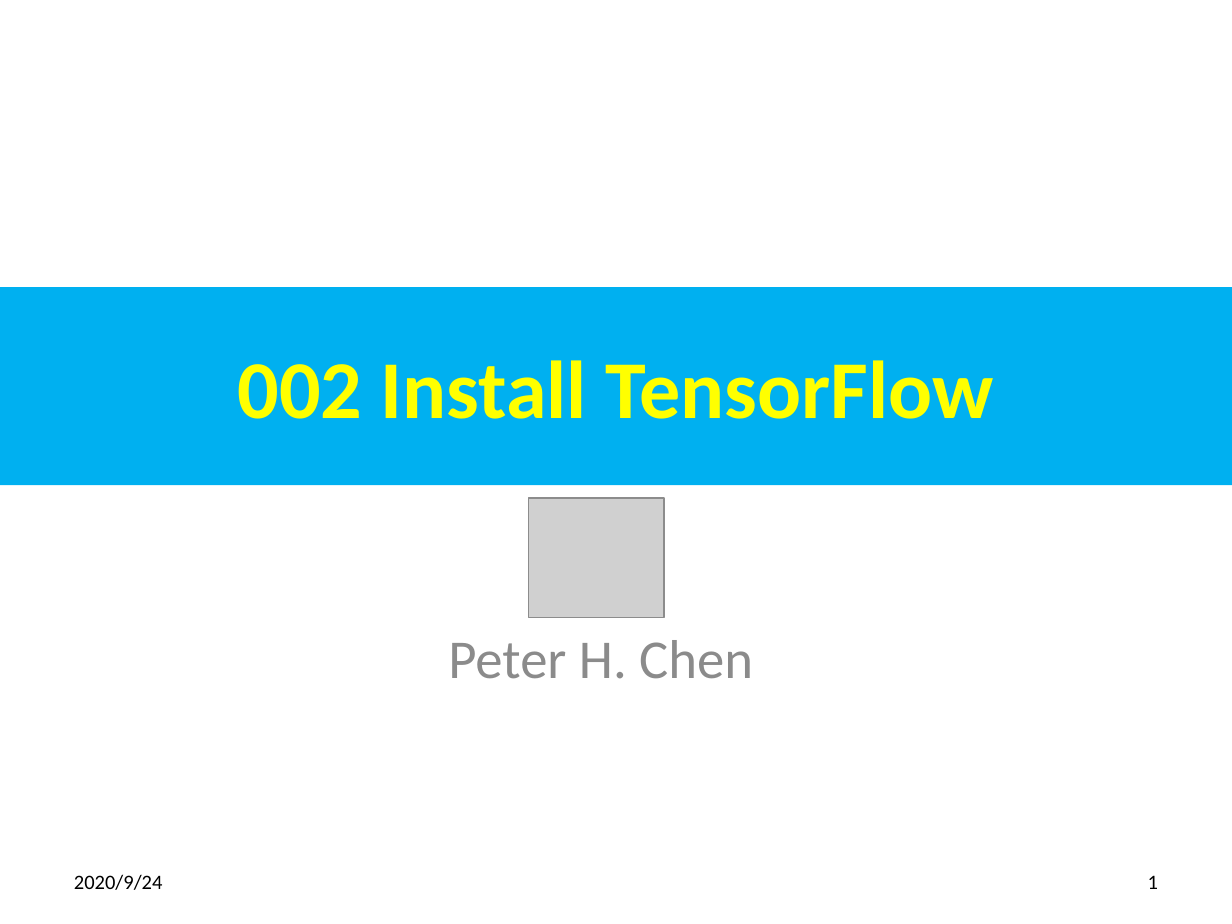
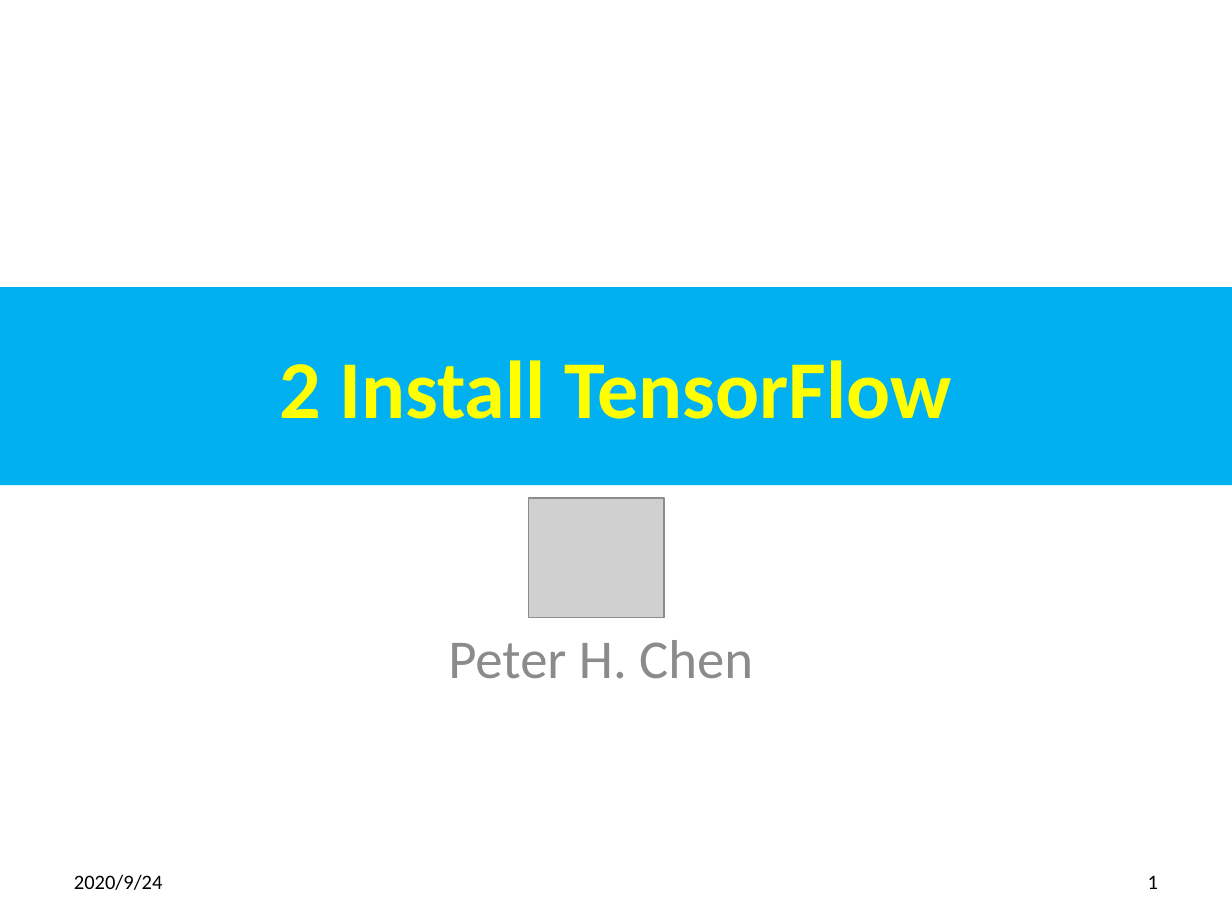
Before and after one commit to peterhchen/900_Python_ML_DS_DL, a slide deck: slide 1 of 002_SetupRunTensorflow.pptx. Drawn at 1232x924 pixels with LibreOffice and Linux fonts; fonts in the diff are those of the drawing; grey boxes stand for pictures. Boxes give left, top, right and bottom in pixels: in the first picture for what was removed or moved away, otherwise in the second. Text is boxed around its words. In the diff, an @@ line names an element or a change of style, - is before the commit and + after.

```diff
--- a/002_SetupRunTensorflow.pptx
+++ b/002_SetupRunTensorflow.pptx
@@ title at (x1=279, y1=360, x2=952, y2=419): text changed @@
-002 Install TensorFlow
+2 Install TensorFlow
```
Also in this commit, not shown: 17 other slides changed, 7 slides added.
